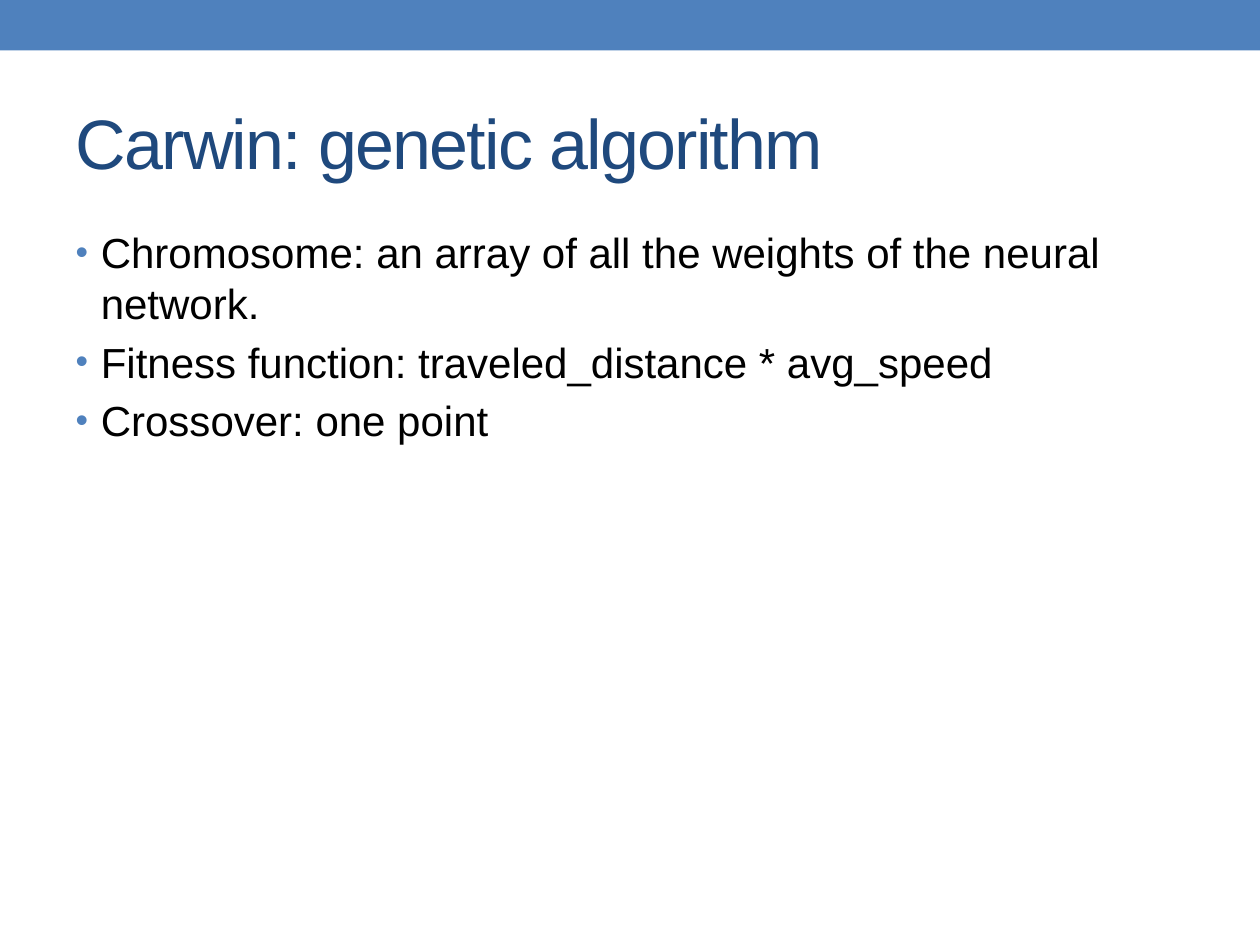
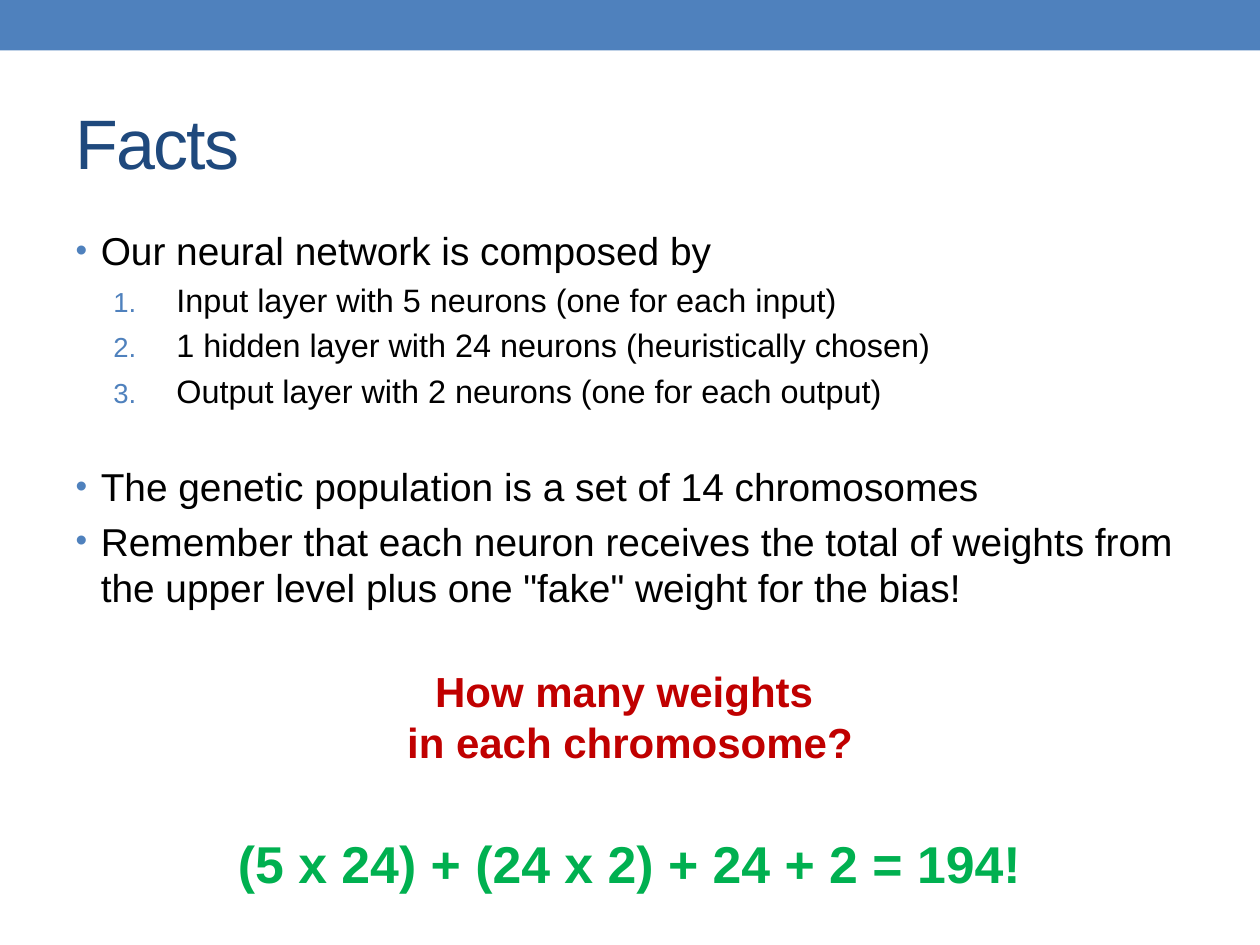
Before and after one commit to alessandrofrancesconi/carwin, a slide deck: slide 27 of presentation.pptx (slide 26 before the commit). Drawn at 1260x945 pixels with LibreOffice and Linux fonts; fonts in the diff are those of the drawing. Boxes give left, top, right and bottom in pixels: in the first picture for what was removed or moved away, otherwise in the second. Text is boxed around its words. In the diff, an @@ line names an element or a change of style, - is before the commit and + after.

```diff
--- a/presentation.pptx
+++ b/presentation.pptx
@@ title at <box>76,121,240,170</box>: text changed @@
-Carwin: genetic algorithm
+Facts
@@ text at <box>101,237,1173,893</box>: text changed; size 24 to 22.2 pt @@
-• Chromosome: an array of all the weights of the neural network.
-• Fitness function: traveled_distance * avg_speed
-• Crossover: one point
+• Our neural network is composed by
+  1. Input layer with 5 neurons (one for each input)
+  2. 1 hidden layer with 24 neurons (heuristically chosen)
+  3. Output layer with 2 neurons (one for each output)
+• The genetic population is a set of 14 chromosomes
+• Remember that each neuron receives the total of weights from the upper level plus one "fake" weight for the bias!
+How many weights
+in each chromosome?
+(5 x 24) + (24 x 2) + 24 + 2 = 194!
```
Also in this commit, not shown: 6 other slides changed, 3 slides added, 1 other file.
